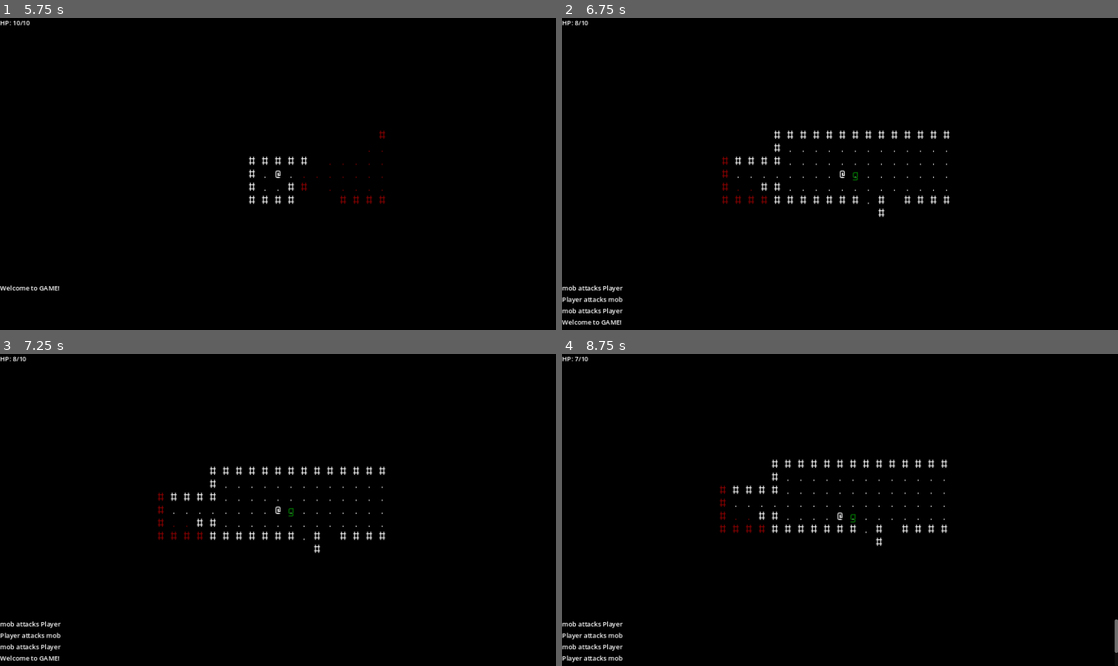
Above: before the commit, frames 1-4 (two rows, left to right).
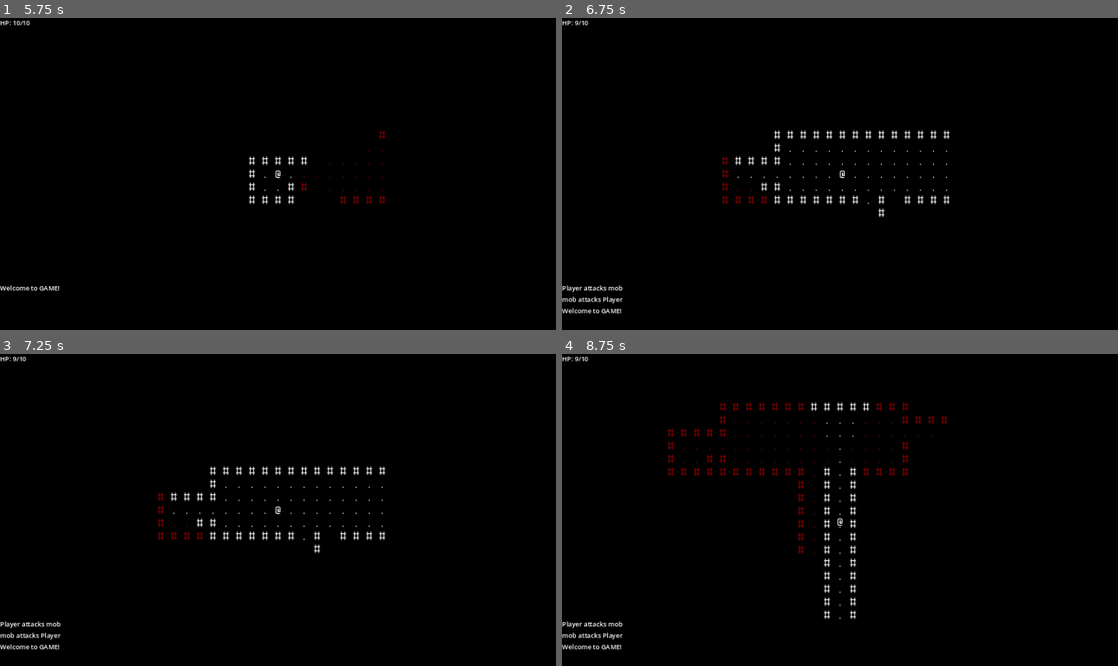
Above: after the commit, the same moments.

Repository: ElPresidentePoole/godot-rl
Game: Godot game, scene res://scenes/dungeon.tscn
The game is run twice, just before and just after one commit, with the same random seed, the same clock (stepped at 60 frames per second) and the same inputs.
Inputs:
- Up to frame 1 (5.75 s): hold W (move_north) 0.53-2.03 s; tap Enter at 1.25, 3.5 s; tap Space at 2, 4.25 s; hold A (move_west) 2.03-3.53 s; hold S (move_south) 3.53-4.28 s; hold D (move_east) 4.28-5.03 s; hold W (move_north) from 5.03 s (still down)
- Up to frame 2 (6.75 s): tap Enter at 5.75 s; release W (move_north) at 5.78 s; hold D (move_east) from 5.78 s (still down)
- Up to frame 3 (7.25 s): keep holding D (move_east)
- Up to frame 4 (8.75 s): release D (move_east) at 8.03 s; hold S (move_south) from 8.03 s (still down)

Frame 1 is identical in both runs. In frame 2, 0.5% of the frame differs, in the area x 0-54%, y 0-99%; in frame 3, 0.5%; in frame 4, 3.4%, in the area x 0-100%, y 0-99%.

Commit message:
more mobs

Diff:
--- a/scenes/dungeon.gd
+++ b/scenes/dungeon.gd
@@ -1,7 +1,7 @@
 extends Node2D
 
 const S_Player: PackedScene = preload("res://scenes/player.tscn")
-const S_Mob: PackedScene = preload("res://scenes/mob.tscn")
+const S_Mob: PackedScene = preload("res://scenes/mob_wizard.tscn")
 const S_Cell: PackedScene = preload("res://scenes/cell.tscn")
 
 @onready var mobs: Node = $Mobs
--- a/scenes/mob.gd
+++ b/scenes/mob.gd
@@ -1,13 +1,16 @@
 extends Node2D
 
+@export var mob_name: String
+@export var starting_hp: int
 var last_seen: Vector2
-var mortality: Mortality = Mortality.new(self, 3)
+var mortality: Mortality = Mortality.new(self, starting_hp)
 const VIEW_DISTANCE: int = 3
 signal request_to_attack(perp)
 
 # Called when the node enters the scene tree for the first time.
 func _ready() -> void:
 	pass
+#	mortality = Mortality.new(self, mortality_hp)
 
 # Called every frame. 'delta' is the elapsed time since the previous frame.
 func _process(delta) -> void:
--- /dev/null
+++ b/scenes/mob_wizard.tscn
@@ -0,0 +1,11 @@
+[gd_scene load_steps=2 format=3 uid="uid://bcyg1t5acf2ax"]
+
+[ext_resource type="PackedScene" uid="uid://bbhvbrxv8f6kj" path="res://scenes/mob.tscn" id="1_haw02"]
+
+[node name="mob" instance=ExtResource("1_haw02")]
+mob_name = "Wizard"
+starting_hp = 1
+
+[node name="Label" parent="." index="0"]
+modulate = Color(0, 0.521569, 1, 1)
+text = "W"
